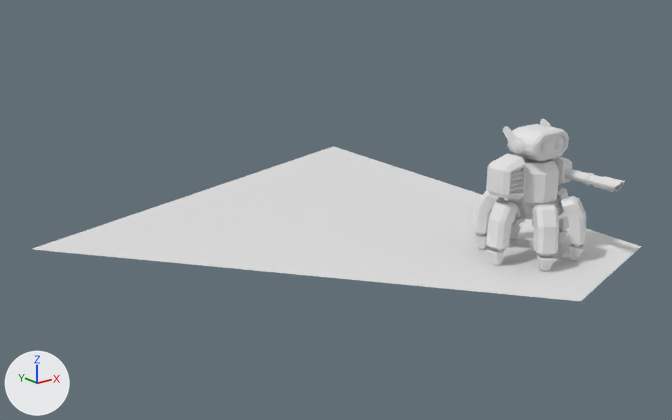
The Blender file HexGrid/Prefabs/Character/Robot_character.blend as it was, and as the next commit left it.
Both versions are drawn from a camera (50 mm lens) standing at (-16.05, -13.01, 7.37) and looking at (-2.62, 3.78, 0.65). Arrows for +X, +Y and +Z are at lower left; the lights stay in place.

The first picture shows 'Antenna_L', 'Antenna_R', 'Body.Bottom', 'Body.Torso', 'Head', 'Laser_Cannon_L', 'Leg_0.002', 'Leg_0.003', 'Leg_1.003', 'Leg_2.002', 'Leg_2.003', 'Leg_3.002', 'Leg_3.003', 'Leg_4.002', 'Leg_4.003', 'Leg_5.001', 'Leg_5.002', 'Leg_5.003', 'Missiles', 'Missiles_R', 'Plane'.
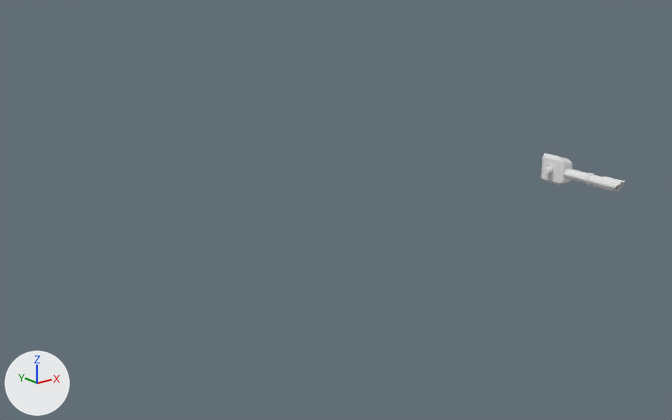
Changed parts and their boxes [x1, y1, x2, y2] in the pictures (672 x 420 px):
'Plane', deleted: before [33, 146, 641, 301]
'Head', deleted: before [507, 124, 569, 162]
'Body.Torso', deleted: before [511, 155, 559, 204]
'Missiles_R', deleted: before [486, 153, 526, 200]
'Leg_4.002', deleted: before [532, 205, 559, 257]
'Leg_3.002', deleted: before [486, 199, 518, 252]
'Leg_5.002', deleted: before [561, 196, 586, 248]
'Leg_2.002', deleted: before [473, 190, 499, 236]
'Antenna_R', deleted: before [503, 126, 524, 153]
'Body.Bottom', deleted: before [508, 199, 556, 219]
'Leg_0.002', deleted: before [556, 187, 569, 232]
'Leg_4.003', deleted: before [537, 253, 555, 271]
'Leg_3.003', deleted: before [487, 247, 506, 265]
'Missiles', deleted: before [510, 170, 523, 192]
'Leg_5.003', deleted: before [569, 244, 585, 261]
'Leg_2.003', deleted: before [474, 232, 487, 249]
'Leg_1.003', deleted: before [510, 223, 521, 239]
'Leg_0.003', deleted: before [558, 228, 568, 245]
'Leg_3.000', deleted: before [515, 207, 521, 225]
'Antenna_L', deleted: before [540, 119, 552, 127]
'Leg_5.001', deleted: before [558, 211, 566, 220]

Patch to the scene script:
```diff
--- a/HexGrid/Prefabs/Character/Robot_character.blend.py
+++ b/HexGrid/Prefabs/Character/Robot_character.blend.py
@@ ob_leg_0_002 @@
-ob_leg_0_002 = bpy.data.objects.new('Leg_0.002', me_cube)
@@ ob_leg_0_003 @@
-ob_leg_0_003 = bpy.data.objects.new('Leg_0.003', me_cylinder_003)
@@ ob_leg_1_003 @@
-ob_leg_1_003 = bpy.data.objects.new('Leg_1.003', me_cylinder_007)
@@ ob_leg_2_002 @@
-ob_leg_2_002 = bpy.data.objects.new('Leg_2.002', me_cube_002)
@@ ob_leg_2_003 @@
-ob_leg_2_003 = bpy.data.objects.new('Leg_2.003', me_cylinder_010)
@@ ob_leg_3_000 @@
-ob_leg_3_000 = bpy.data.objects.new('Leg_3.000', me_cylinder_011)
@@ ob_leg_3_002 @@
-ob_leg_3_002 = bpy.data.objects.new('Leg_3.002', me_cube_003)
@@ ob_leg_3_003 @@
-ob_leg_3_003 = bpy.data.objects.new('Leg_3.003', me_cylinder_013)
@@ ob_leg_4_002 @@
-ob_leg_4_002 = bpy.data.objects.new('Leg_4.002', me_cube_004)
@@ ob_leg_4_003 @@
-ob_leg_4_003 = bpy.data.objects.new('Leg_4.003', me_cylinder_016)
@@ ob_leg_5_001 @@
-ob_leg_5_001 = bpy.data.objects.new('Leg_5.001', me_cylinder_018)
@@ ob_leg_5_002 @@
-ob_leg_5_002 = bpy.data.objects.new('Leg_5.002', me_cube_005)
@@ ob_leg_5_003 @@
-ob_leg_5_003 = bpy.data.objects.new('Leg_5.003', me_cylinder_019)
@@ ob_body_torso @@
-ob_body_torso = bpy.data.objects.new('Body.Torso', me_cylinder_020)
@@ ob_head @@
-ob_head = bpy.data.objects.new('Head', me_cylinder_021)
@@ ob_missiles_r @@
-ob_missiles_r = bpy.data.objects.new('Missiles_R', me_cube_006)
@@ ob_antenna_l @@
-ob_antenna_l = bpy.data.objects.new('Antenna_L', me_sphere)
@@ ob_antenna_r @@
-ob_antenna_r = bpy.data.objects.new('Antenna_R', me_sphere_001)
@@ ob_missiles @@
-ob_missiles = bpy.data.objects.new('Missiles', me_cylinder)
@@ ob_body_bottom @@
-ob_body_bottom = bpy.data.objects.new('Body.Bottom', me_cylinder_001)
@@ ob_plane @@
-ob_plane = bpy.data.objects.new('Plane', me_plane_001)
```
